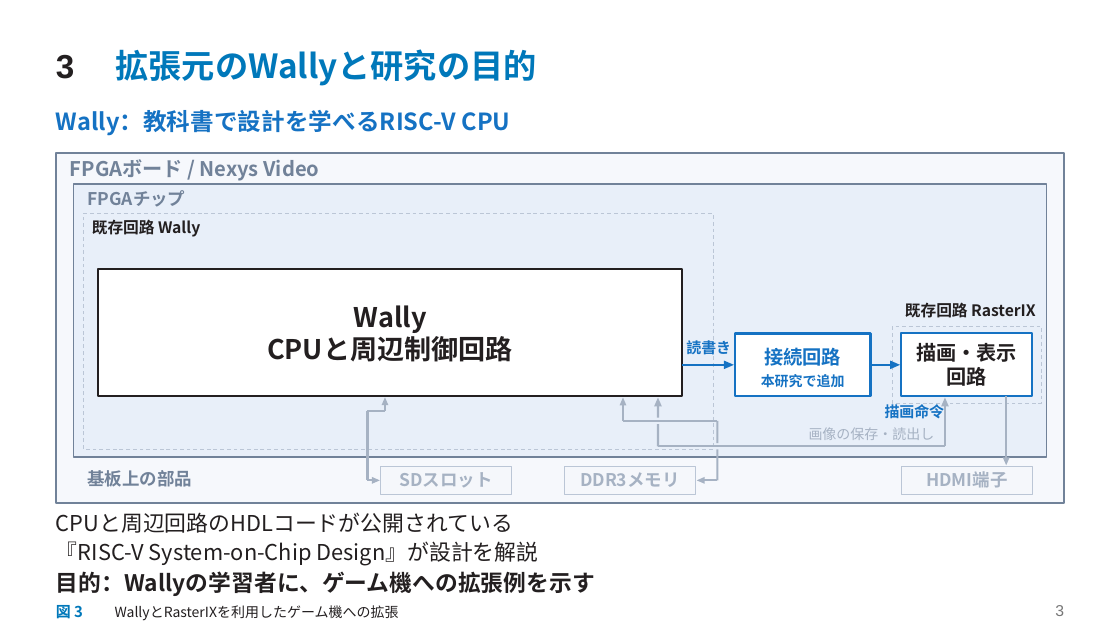
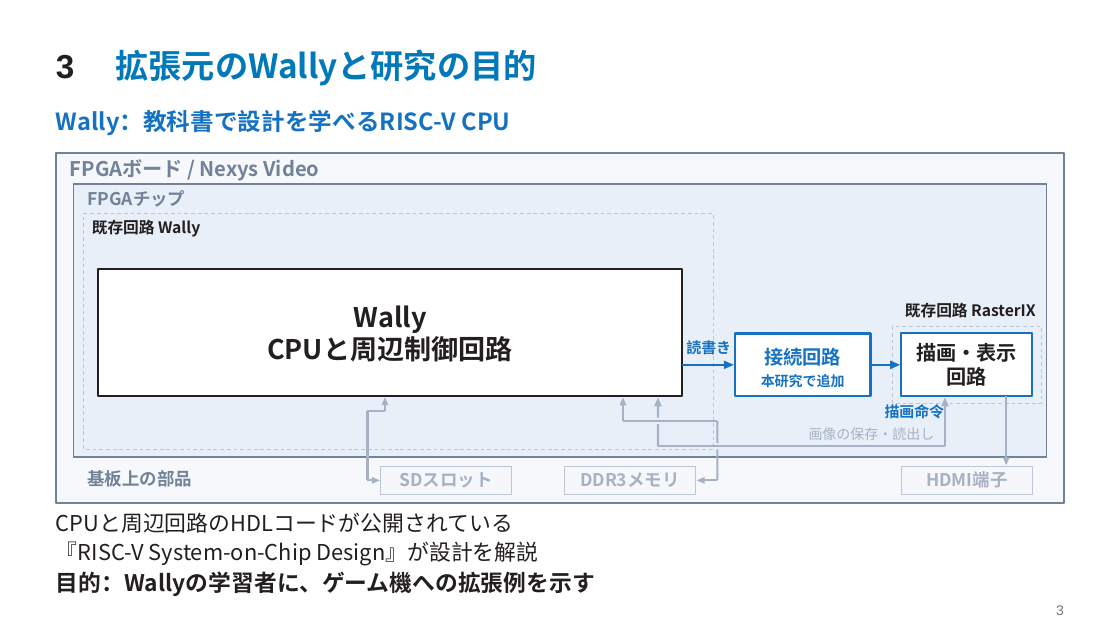
Before and after one commit to SoshiroFujimori/wally-game-console-research, a slide deck: slide 3 of docs/presentation/中間発表_主要事項.pptx. Drawn at 1120x630 pixels with LibreOffice and Linux fonts; fonts in the diff are those of the drawing. Boxes give left, top, right and bottom in pixels: in the first picture for what was removed or moved away, otherwise in the second. Text is boxed around its words. In the diff, an @@ line names an element or a change of style, - is before the commit and + after.

```diff
--- a/docs/presentation/中間発表_主要事項.pptx
+++ b/docs/presentation/中間発表_主要事項.pptx
@@ text removed at (x1=56, y1=602, x2=83, y2=622) @@
-図 3
@@ text removed at (x1=115, y1=605, x2=399, y2=621) @@
-WallyとRasterIXを利用したゲーム機への拡張
@@ text "3" at (x1=1056, y1=605, x2=1064, y2=615): size 13.5 to 12 pt @@
```
Also in this commit, not shown: 20 other slides changed, 26 other files.
